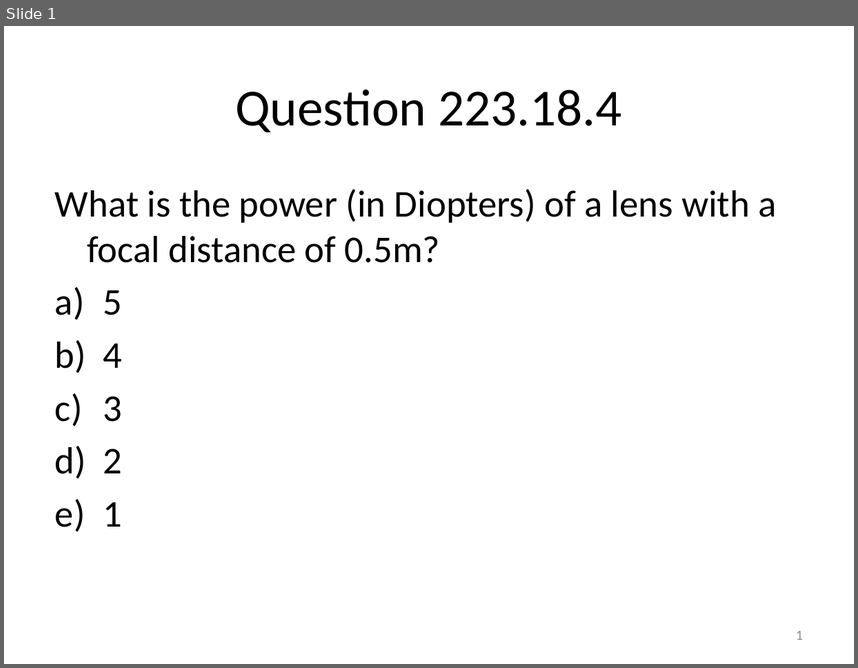
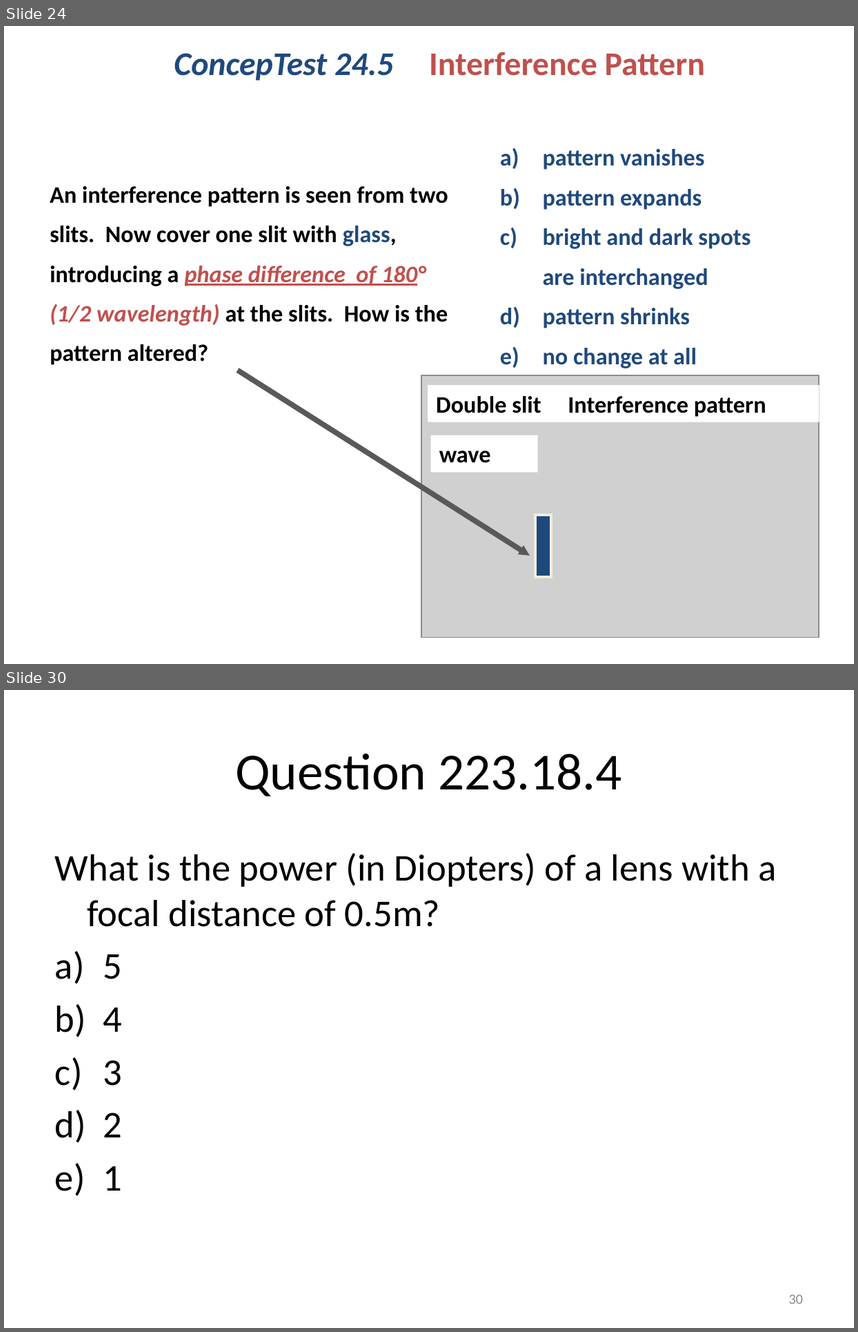
Before and after one commit to rtlines/Introductory-Physics-II, a slide deck: Lecture_Slides/PH 123 Lecture 19.pptx. Shown one above the other, each under a label of ours: slide 1 before the commit, slides 24 and 30 after it; the slides between them are not shown. The pictures are 858x668 and 858x1332 pixels, drawn with LibreOffice and Linux fonts; fonts in the diff are those of the drawing; grey boxes stand for pictures. Boxes give left, top, right and bottom in pixels: in the first picture for what was removed or moved away, otherwise in the second. Text is boxed around its words. In the diff, an @@ line names an element or a change of style, - is before the commit and + after.

Commit message:
worked on lectuer 20 multi slits

```diff
--- a/Lecture_Slides/PH 123 Lecture 19.pptx
+++ b/Lecture_Slides/PH 123 Lecture 19.pptx
@@ slide 24 added at bbox=[4, 26, 854, 664], background #FFFFFF @@
@@ text added at bbox=[174, 52, 705, 81], 28 pt, text #C0504D, bold @@
+ConcepTest 24.5 Interference Pattern
@@ text added at bbox=[543, 149, 751, 368], 20 pt, text #1F497D, bold @@
+a) pattern vanishes
+b) pattern expands
+c) bright and dark spots are interchanged
+d) pattern shrinks
+e) no change at all
@@ text added at bbox=[50, 186, 448, 365], 20 pt, text #000000, bold @@
+An interference pattern is seen from two slits. Now cover one slit with glass, introducing a phase difference of 180° (1/2 wavelength) at the slits. How is the pattern altered?
@@ arrow added from (238, 370) to (529, 555), #595959 4.5 pt @@
@@ picture added at bbox=[421, 375, 819, 637] @@
@@ rectangle added at bbox=[428, 385, 819, 421], fill #FFFFFF, 20 pt, text #000000, bold @@
+Double slit Interference pattern
@@ rectangle added at bbox=[430, 435, 538, 472], fill #FFFFFF, 20 pt, text #000000, bold @@
+wave
@@ rectangle added at bbox=[535, 515, 551, 577], fill #1F497D, outline #EEECE1 2.25 pt @@
@@ what was slide 1 is now slide 30 @@
@@ page number at bbox=[789, 1294, 803, 1303]: text changed @@
-1
+30
```
Also in this commit, not shown: 28 other slides added, 10 other files.
